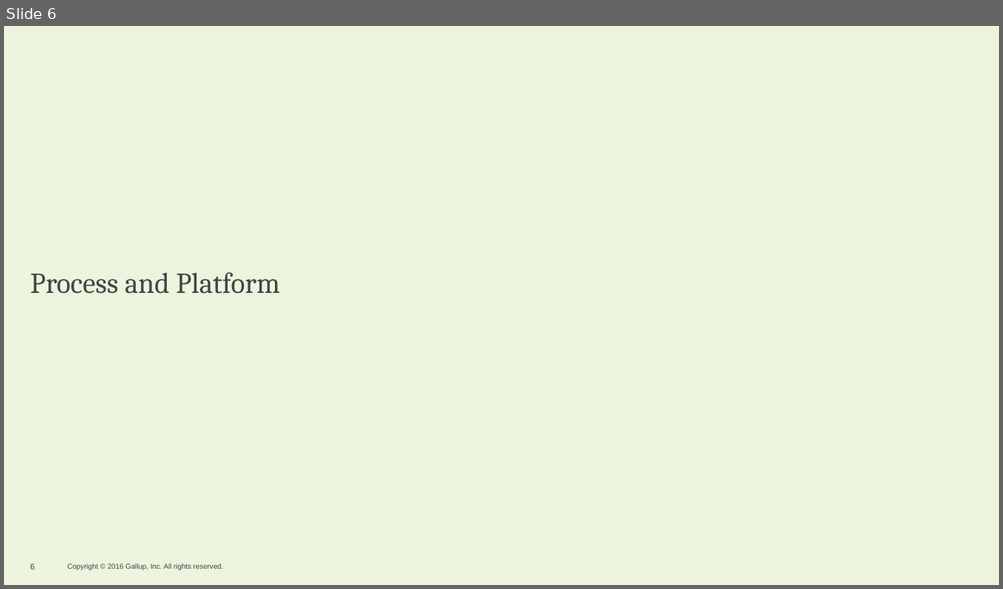
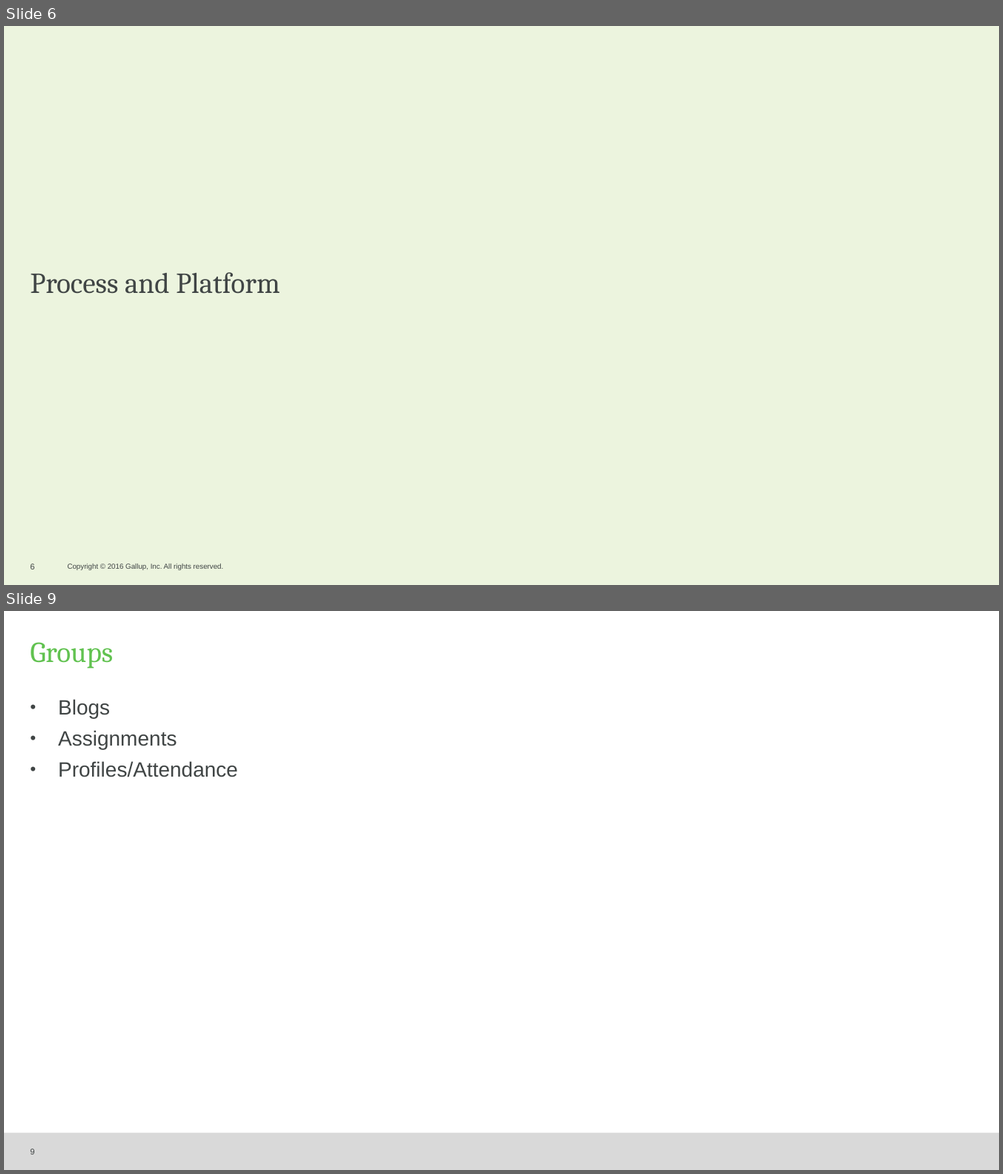
Before and after one commit to GETHIP/Managr, a slide deck: FinalPresentation.pptx. Shown one above the other, each under a label of ours: slide 6 before the commit, slides 6 and 9 after it; the slides between them are not shown. The pictures are 1003x589 and 1003x1174 pixels, drawn with LibreOffice and Linux fonts; fonts in the diff are those of the drawing; background and template pictures are left out. Boxes give left, top, right and bottom in pixels: in the first picture for what was removed or moved away, otherwise in the second. Text is boxed around its words. In the diff, an @@ line names an element or a change of style, - is before the commit and + after.

```diff
--- a/FinalPresentation.pptx
+++ b/FinalPresentation.pptx
@@ slide 9 added at (4, 611, 999, 1170), background #FFFFFF @@
@@ title added at (30, 642, 113, 669), 28 pt, text #61C250 @@
+Groups
@@ text added at (58, 699, 238, 777), 20 pt, text #404545 @@
+• Blogs
+• Assignments
+• Profiles/Attendance
@@ rectangle added at (4, 1133, 999, 1170), fill #D9D9D9 @@
@@ page number added at (30, 1149, 34, 1155), 8 pt, text #404545 @@
+9
```
Also in this commit, not shown: 1 slide changed, 1 other slide added.
